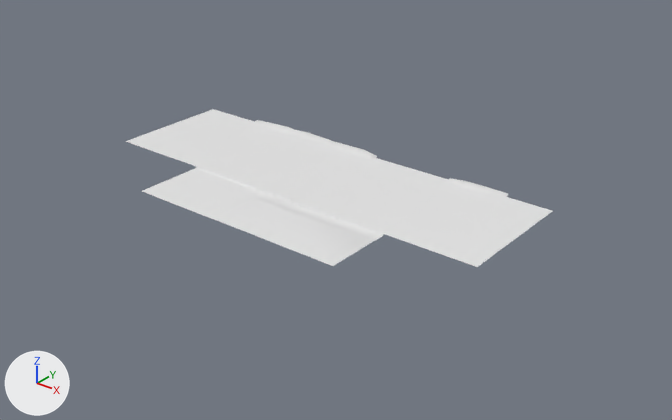
Renders of the FBX model Assets/Assets/Environments/Meshes/Dioramas/Diorama_Dyke.fbx from each side of a commit.
Rendered twice from a camera (50 mm lens) standing at (504.0, -535.0, 337.0) and looking at (53.0, 28.0, -12.0). Lighting does not change. The marker at lower left points along +X, +Y and +Z. The older version comes first. Where no turn or scale is listed for an object, it has been applied to the vertices.
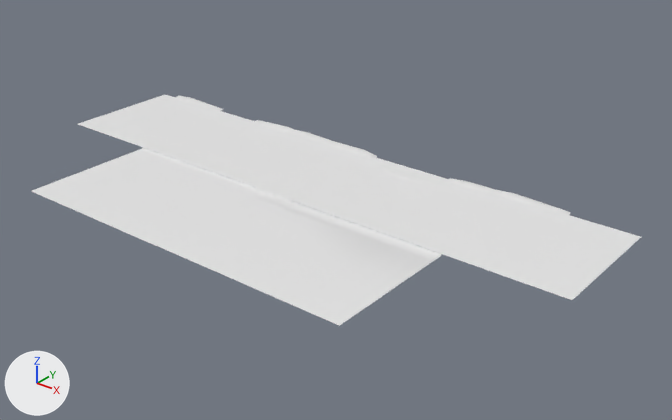
Commit message: Update diorama 3

Location of each change, [x1, y1, x2, y2] in pixels of the pictures (672 x 420 px; the box of a moved part takes in the faces that stretch with it):
'Plane.003', reshaped, moved (32% wider, 30% taller): before [125, 109, 552, 267]; after [78, 95, 641, 300]
'Plane.010', added: after [32, 148, 442, 326]
'Plane.012', added: after [498, 190, 571, 215]
'Plane.015', added: after [176, 95, 223, 111]
part 1 of me_plane_026, reshaped: before [192, 169, 383, 266]; after [192, 169, 293, 218]
part 2 of me_plane_028, moved or reshaped: before [375, 158, 552, 267]; after [375, 157, 641, 300]
part 3 of me_plane_028, moved or reshaped: before [125, 109, 345, 181]; after [78, 95, 346, 181]

What changed in the scene script:
```text
Change me_plane_026:
    used by ob_plane_001; location = (0.0, 0.0, 1.1)
    remove me_plane_026.from_pydata(...)  # 232 vertices, 216 faces; spans x -87.0..126.0, y -67.0..1.0, z -1.0..0.0
    add me_plane_026.from_pydata(...)  # 266 vertices, 306 faces; spans x -87.0..36.0, y -67.0..1.0, z -1.0..0.0
    me_plane_026 part 1: 15 vertices moved from x -36.0..23.0, y -11.0..-7.0, z -1.0 to x -34.0..21.0, y -11.0..-6.0, z -1.0; 14 vertices removed from x 5.0..126.0, y -67.0..-1.0, z -1.0..0.0; 48 vertices added at x -23.0..36.0, y -58.0..-8.0, z -1.0
Change me_plane_028:
    used by ob_plane_003; location = (0.0, -2.5, 0.9)
    before: 8 (210.0, 1.0, -1.0) at pixel (477, 267), 10 (210.0, 34.0, -1.0) at pixel (499, 250), 14 (210.0, 122.0, -1.0) at pixel (553, 210)
    before: 11 (-188.0, 2.0, -1.0) at pixel (125, 141), 12 (-188.0, 34.0, -1.0) at pixel (149, 132), 15 (-188.0, 122.0, -1.0) at pixel (213, 109)
    remove me_plane_028.from_pydata(...)  # 16 vertices, 11 faces; spans x -188.0..210.0, y -1.0..122.0, z -1.0
    add me_plane_028.from_pydata(...)  # 16 vertices, 11 faces; spans x -264.0..286.0, y -1.0..122.0, z -1.0
    me_plane_028 part 2
    add for i in [8, 10, 14]: me_plane_028.vertices[i].co += Vector((76.0, 0.0, 0.0))
    me_plane_028 part 3
    add for i in [11, 12, 15]: me_plane_028.vertices[i].co += Vector((-76.0, 0.0, 0.0))
Add me_plane_045:
    me_plane_045.from_pydata(...)  # 16 vertices, 11 faces; spans x -38.5..34.9, y -10.7..9.3, z 0.0..2.4
    me_plane_045.materials.append(mat_m_colors)  # its picture is missing
Add me_plane_042:
    me_plane_042.from_pydata(...)  # 89 vertices, 48 faces; spans x -162.0..180.0, y -127.0..1.0, z -1.0..0.0
    me_plane_042.materials.append(mat_m_colors)  # its picture is missing
Change ob_plane_003:
    ob_plane_003.location: (0.0, -2.5, 0.9) -> (0.0, -2.5, 1.3)
Add ob_plane_015:
    ob_plane_015 = bpy.data.objects.new('Plane.015', me_plane_045)
    ob_plane_015.location = (-214.1, 123.0, -0.6)
Add ob_plane_012:
    ob_plane_012 = bpy.data.objects.new('Plane.012', me_plane_045.copy())
    ob_plane_012.location = (189.3, 122.8, -0.6)
Add ob_plane_010:
    ob_plane_010 = bpy.data.objects.new('Plane.010', me_plane_042)
    ob_plane_010.location = (0.0, 0.0, 1.1)
```
